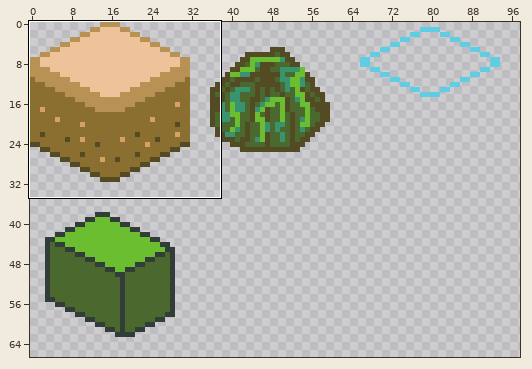
Two states of a pixel-art file, assets/iso_tiles.aseprite. The picture above shows the old version from afar; the outline marks the close-up.
Close-up. Before the commit:
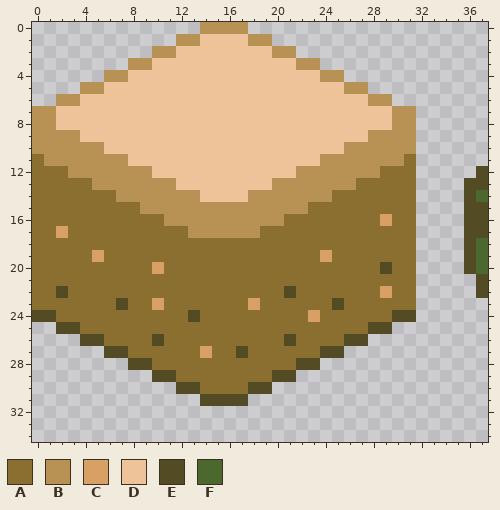
320x320 pixels, 1 frame. Shown: x 0..37, y 0..34. The wide view leaves out empty margins.
Palette (. is transparent): A #8a6f30  B #b79254  C #d9a066  D #eec39a  E #524b24  F #4b692f
And afterwards:
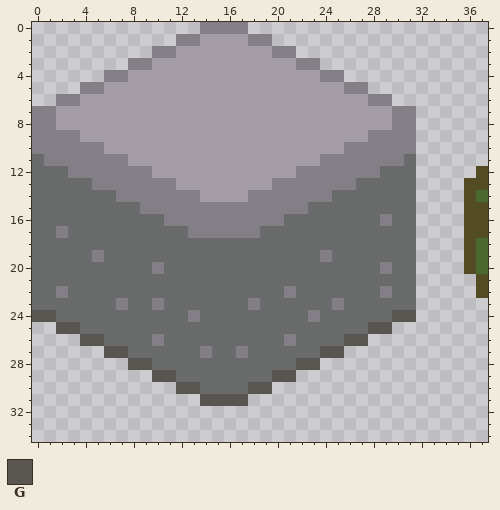
Colours new in this view: G #595652
Edits made:
Colour A changes from #8a6f30 to #696a6a.
Colour B changes from #b79254 to #847e87.
Colour D changes from #eec39a to #a39ca6.
Colour C gives way to colour B in row 16 at x 29; in row 17 at x 2; in row 19 at x 5 and 24; in row 20 at x 10; in row 22 at x 29; in row 23 at x 10 and 18.
Colour C gives way to colour B in row 24 at x 23; in row 27 at x 14.
Colour E gives way to colour B in row 20 at x 29; in row 22 at x 2 and 21; in row 23 at x 7 and 25; in row 24 at x 13; in row 26 at x 10 and 21; in row 27 at x 17.
Colour E gives way to colour G in row 24 at x 0 to 1 and 30 to 31; in row 25 at x 2 to 3 and 28 to 29; in row 26 at x 4 to 5 and 26 to 27; in row 27 at x 6 to 7 and 24 to 25; in row 28 at x 8 to 9 and 22 to 23; in row 29 at x 10 to 11 and 20 to 21.
Colour E gives way to colour G in row 30 at x 12 to 13 and 18 to 19; in row 31 at x 14 to 17.
